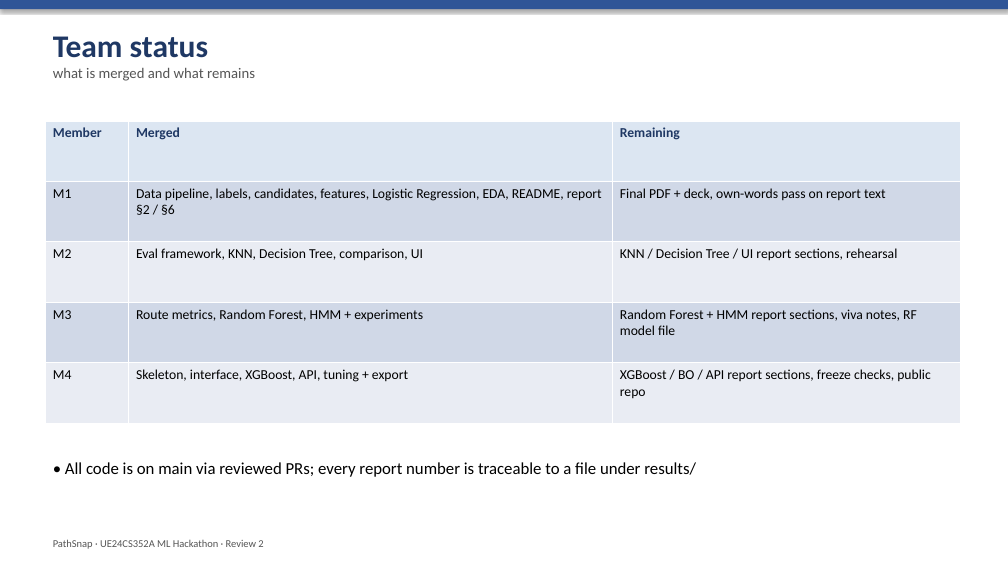
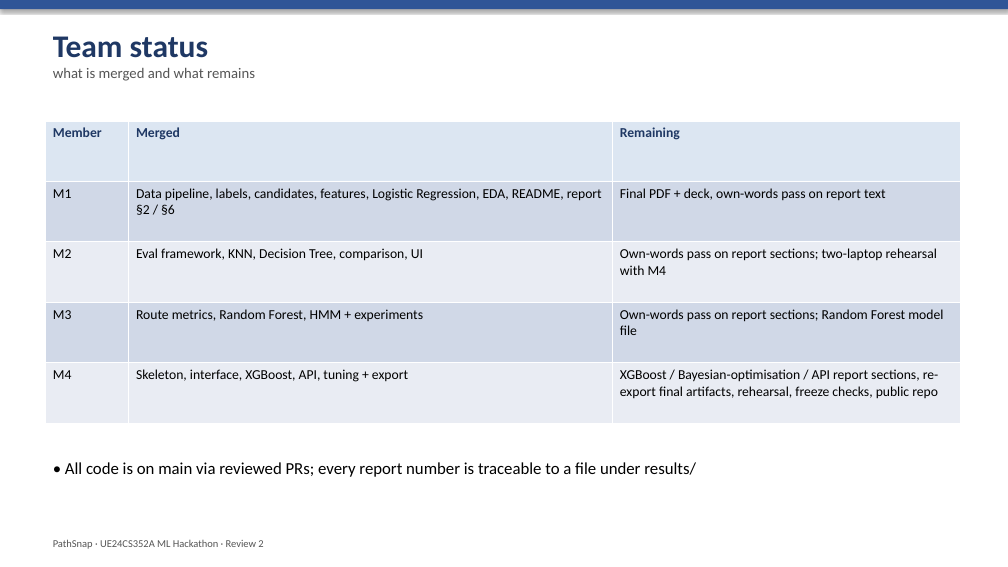
Before and after one commit to anvithh-16/ML_Hackathon, a slide deck: slide 9 of docs/presentations/Review_2.pptx. Drawn at 1008x567 pixels with LibreOffice and Linux fonts; fonts in the diff are those of the drawing. Boxes give left, top, right and bottom in pixels: in the first picture for what was removed or moved away, otherwise in the second. Text is boxed around its words. In the diff, an @@ line names an element or a change of style, - is before the commit and + after.

Commit message:
docs: rebuild report PDF and deck with Member 2 and Member 3 sections

```diff
--- a/docs/presentations/Review_2.pptx
+++ b/docs/presentations/Review_2.pptx
@@ table at bbox=[45, 121, 960, 423] @@
-row 3, column 3: KNN / Decision Tree / UI report sections, rehearsal
+row 3, column 3: Own-words pass on report sections; two-laptop rehearsal with M4
-row 4, column 3: Random Forest + HMM report sections, viva notes, RF model file
+row 4, column 3: Own-words pass on report sections; Random Forest model file
-row 5, column 3: XGBoost / BO / API report sections, freeze checks, public repo
+row 5, column 3: XGBoost / Bayesian-optimisation / API report sections, re-export final artifacts, rehearsal, freeze checks, public repo
```
Also in this commit, not shown: 2 other files.
